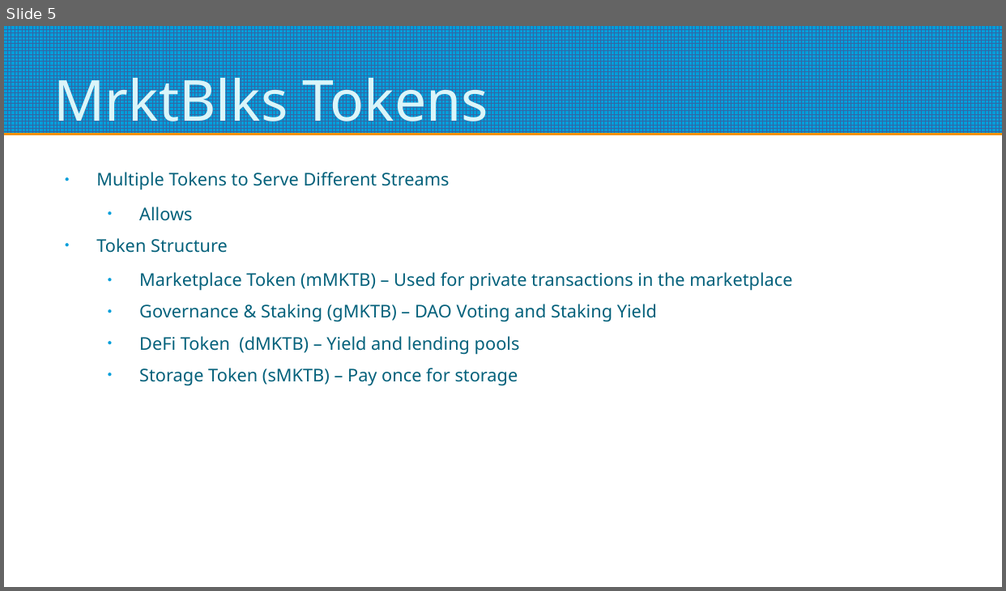
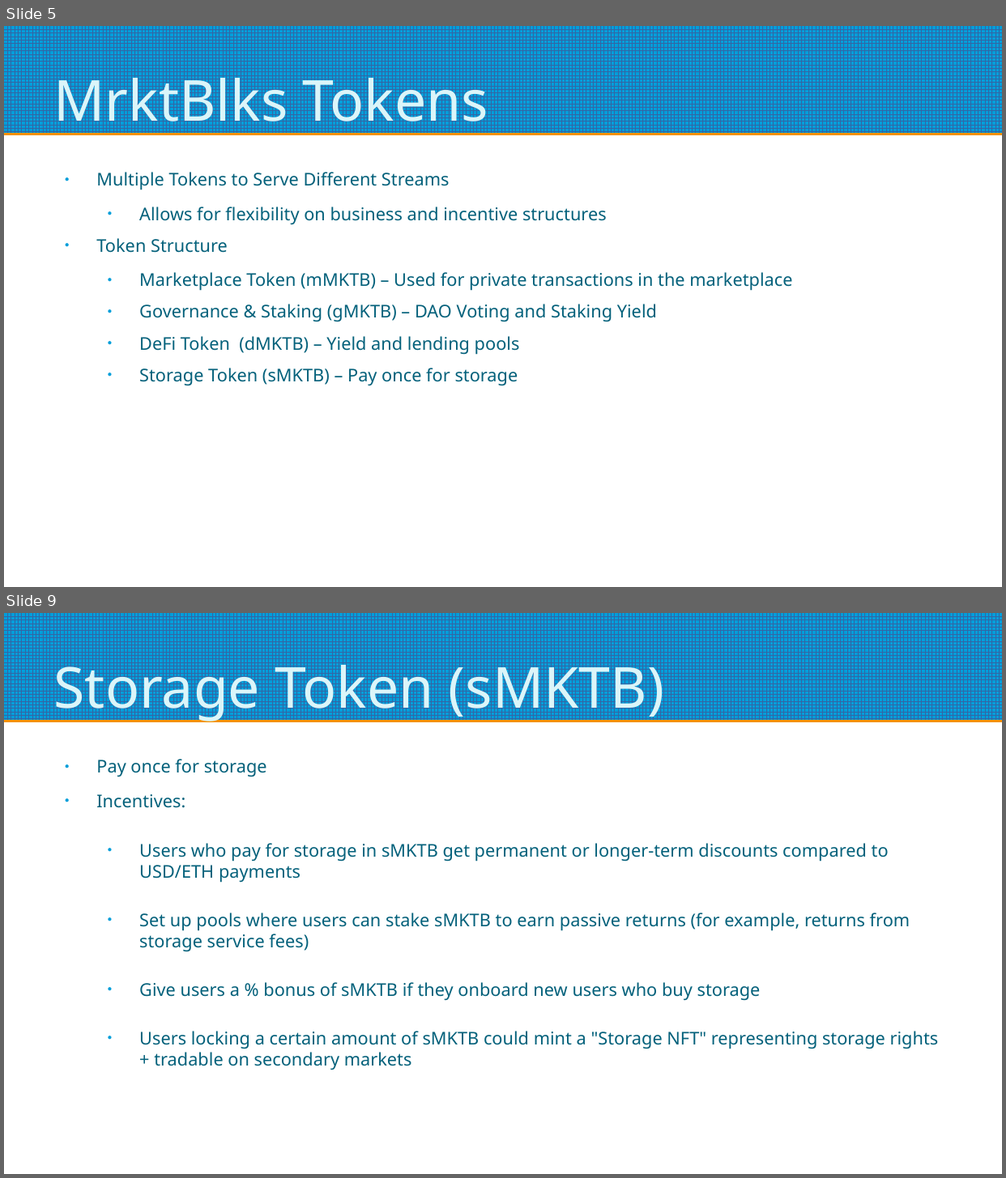
Before and after one commit to alaktrak/coinnect, a slide deck: presentation/Mrktblcks-Token-Presentation.pptx. Shown one above the other, each under a label of ours: slide 5 before the commit, slides 5 and 9 after it; the slides between them are not shown. The pictures are 1006x591 and 1006x1178 pixels, drawn with LibreOffice and Linux fonts; fonts in the diff are those of the drawing. Boxes give left, top, right and bottom in pixels: in the first picture for what was removed or moved away, otherwise in the second. Text is boxed around its words. In the diff, an @@ line names an element or a change of style, - is before the commit and + after.

```diff
--- a/presentation/Mrktblcks-Token-Presentation.pptx
+++ b/presentation/Mrktblcks-Token-Presentation.pptx
@@ slide 9 added at <box>4,613,1002,1174</box>, background #FFFFFF; not listed: 1 template element that a slide beside it also shows @@
@@ title added at <box>54,655,664,722</box>, 45 pt, text #DBF5F9 @@
+Storage Token (sMKTB)
@@ text added at <box>96,759,939,1071</box>, 14 pt, text #04617B @@
+● Pay once for storage
+● Incentives:
+  ● Users who pay for storage in sMKTB get permanent or longer-term discounts compared to USD/ETH payments
+  ● Set up pools where users can stake sMKTB to earn passive returns (for example, returns from storage service fees)
+  ● Give users a % bonus of sMKTB if they onboard new users who buy storage
+  ● Users locking a certain amount of sMKTB could mint a "Storage NFT" representing storage rights + tradable on secondary markets
@@ slide 5 changed as well @@
@@ text at <box>139,207,607,225</box>: text changed @@
-  ● Allows
+  ● Allows for flexibility on business and incentive structures
```
Also in this commit, not shown: 4 other slides changed, 4 other slides added, 6 other files.
